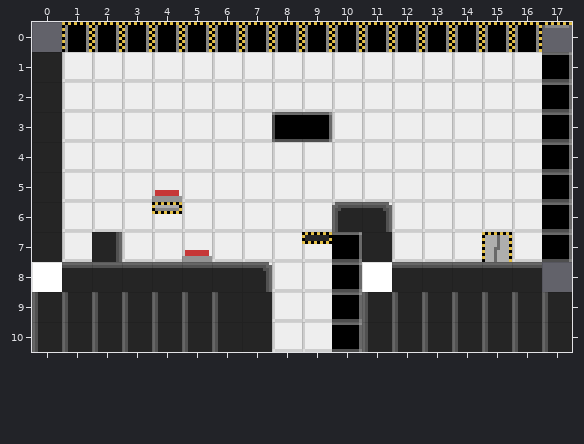
One commit to this Tiled map: scenes/Maps/Level 3.tmx. Above: the version before the commit.
Cells are 10x10 px. Shown: x 0..17, y 0..10. Tiles whose own drawing changed are shown in their newer look in all pictures.
Once edited:
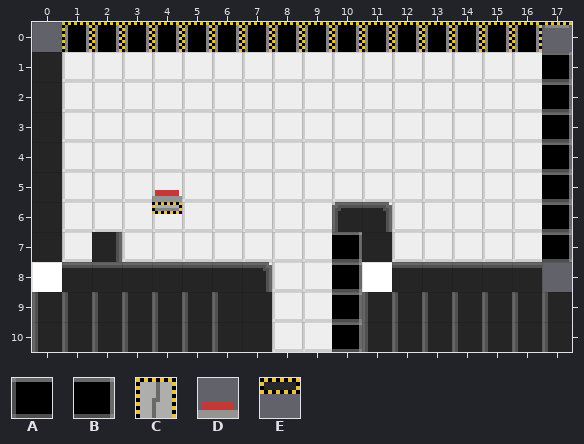
Key: from "Levels": A 5, B 6, C 10, D 16, E 21.
_ is an empty cell.
Edits made:
Layer "Level":
Tile A is gone in row 3 at x 8.
Tile B is gone in row 3 at x 9.
Tile C is gone in row 7 at x 15.
Tile D is gone in row 7 at x 5.
Tile E is gone in row 7 at x 9.
Pixel boxes of the changes (left, top, right, bottom) in both pictures:
removed: (272, 112, 332, 142)
removed: (182, 250, 212, 262)
removed: (302, 232, 332, 244)
removed: (482, 232, 512, 262)
